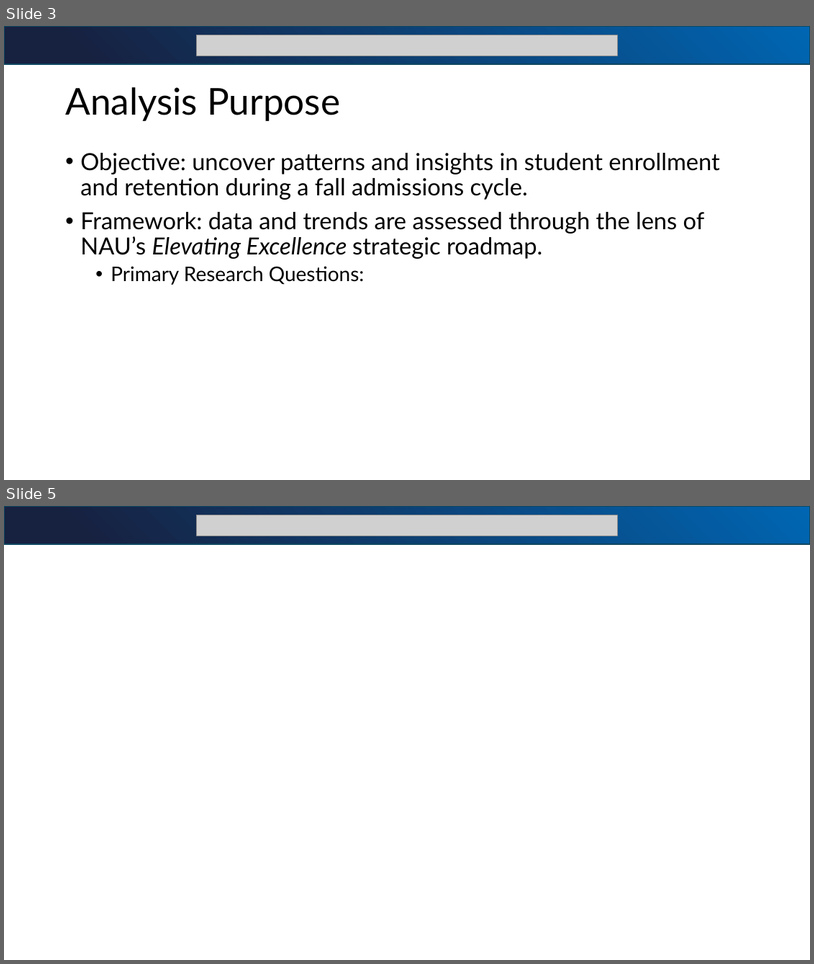
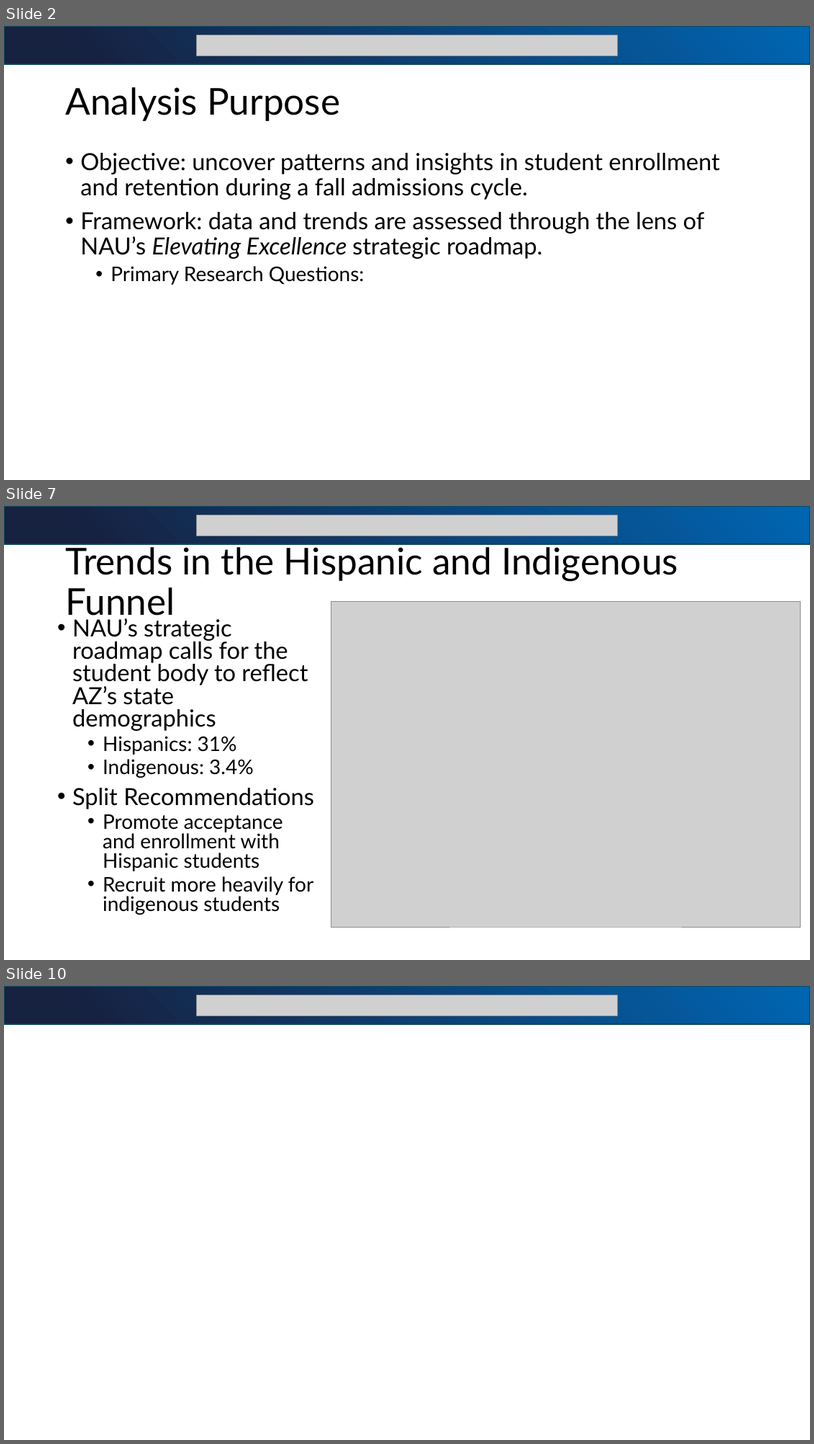
Before and after one commit to bjjefferies/bia_sr_sem_presentation, a slide deck: BIA_SEM_Presentation.pptx. Shown one above the other, each under a label of ours: slides 3 and 5 before the commit, slides 2, 7 and 10 after it; the slides between them are not shown. The pictures are 814x964 and 814x1444 pixels, drawn with LibreOffice and Linux fonts; fonts in the diff are those of the drawing; grey boxes stand for pictures. Boxes give left, top, right and bottom in pixels: in the first picture for what was removed or moved away, otherwise in the second. Text is boxed around its words. In the diff, an @@ line names an element or a change of style, - is before the commit and + after.

```diff
--- a/BIA_SEM_Presentation.pptx
+++ b/BIA_SEM_Presentation.pptx
@@ slide 7 added at [4, 506, 810, 960], background #FFFFFF @@
@@ rectangle added at [4, 506, 810, 544], fill gradient #172140 to #0066B3, outline #104760 1.5 pt @@
@@ picture added at [197, 515, 618, 536] @@
@@ title added at [65, 543, 679, 622], 44 pt, text #000000 @@
+Trends in the Hispanic and Indigenous Funnel
@@ picture added at [332, 602, 801, 926] @@
@@ text added at [72, 618, 314, 914], 24 pt, text #000000 @@
+• NAU’s strategic roadmap calls for the student body to reflect AZ’s state demographics
+  • Hispanics: 31%
+  • Indigenous: 3.4%
+• Split Recommendations
+  • Promote acceptance and enrollment with Hispanic students
+  • Recruit more heavily for indigenous students
@@ what was slide 3 is now slide 2 @@
@@ what was slide 5 is now slide 10 @@
```
Also in this commit, not shown: 2 slides changed, 8 other slides added, 1 slide removed, 8 other files.
